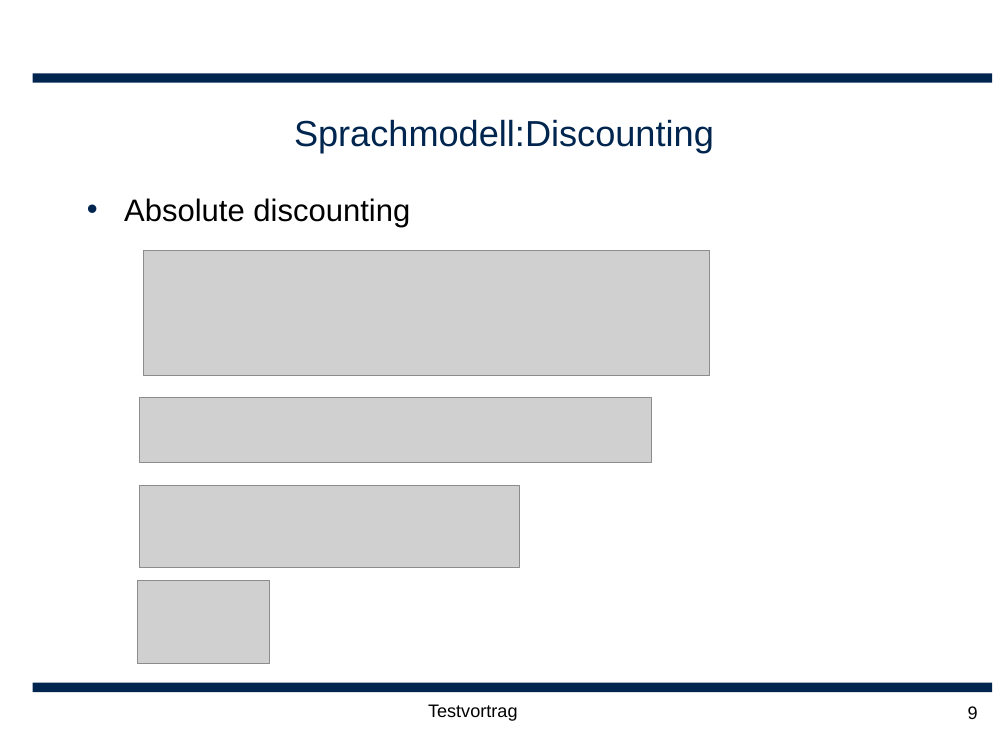
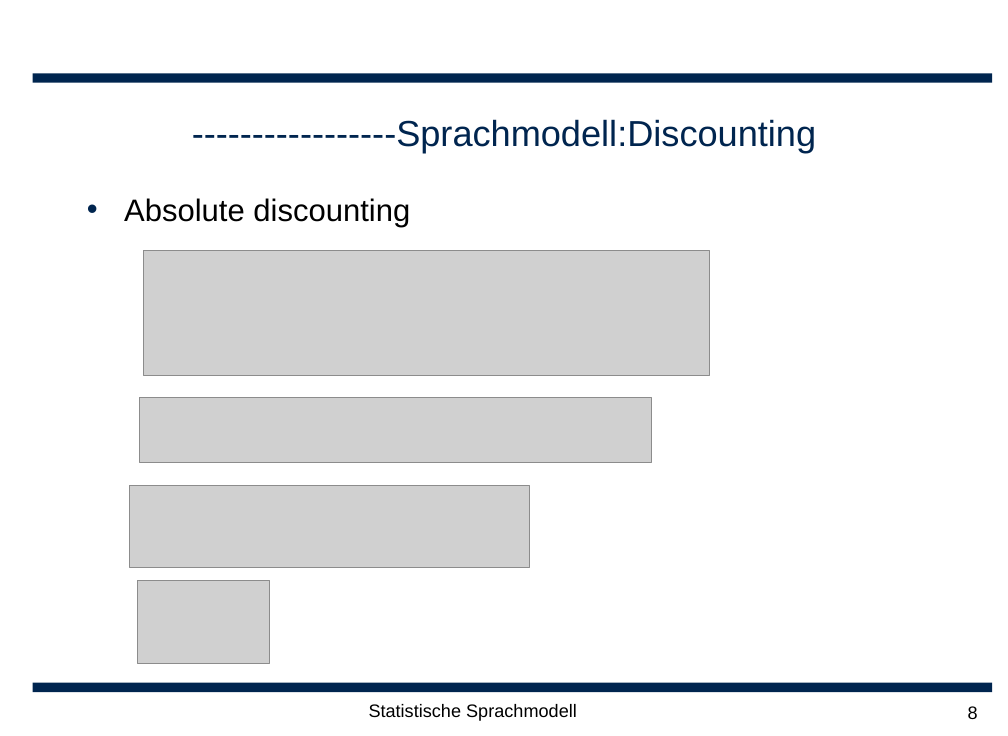
Before and after one commit to leonard117/arbeittet, a slide deck: slide 8 of ARS/doc/Statische Sprachmodellierung.ppt (slide 9 before the commit). Drawn at 1008x736 pixels with LibreOffice and Linux fonts; fonts in the diff are those of the drawing; grey boxes stand for pictures; background and template pictures are left out. Boxes give left, top, right and bottom in pixels: in the first picture for what was removed or moved away, otherwise in the second. Text is boxed around its words. In the diff, an @@ line names an element or a change of style, - is before the commit and + after.

```diff
--- a/ARS/doc/Statische Sprachmodellierung.ppt
+++ b/ARS/doc/Statische Sprachmodellierung.ppt
@@ title at box(192, 119, 816, 152): text changed @@
-Sprachmodell:Discounting
+-----------------Sprachmodell:Discounting
@@ picture: place and size @@
-picture at box(139, 485, 519, 568)
+picture at box(130, 485, 529, 568)
@@ text at box(369, 704, 577, 721): text changed @@
-Testvortrag
+Statistische Sprachmodell
@@ page number at box(968, 706, 978, 719): text changed @@
-9
+8
```
Also in this commit, not shown: 15 other slides changed, 5 slides added, 4 slides removed.
